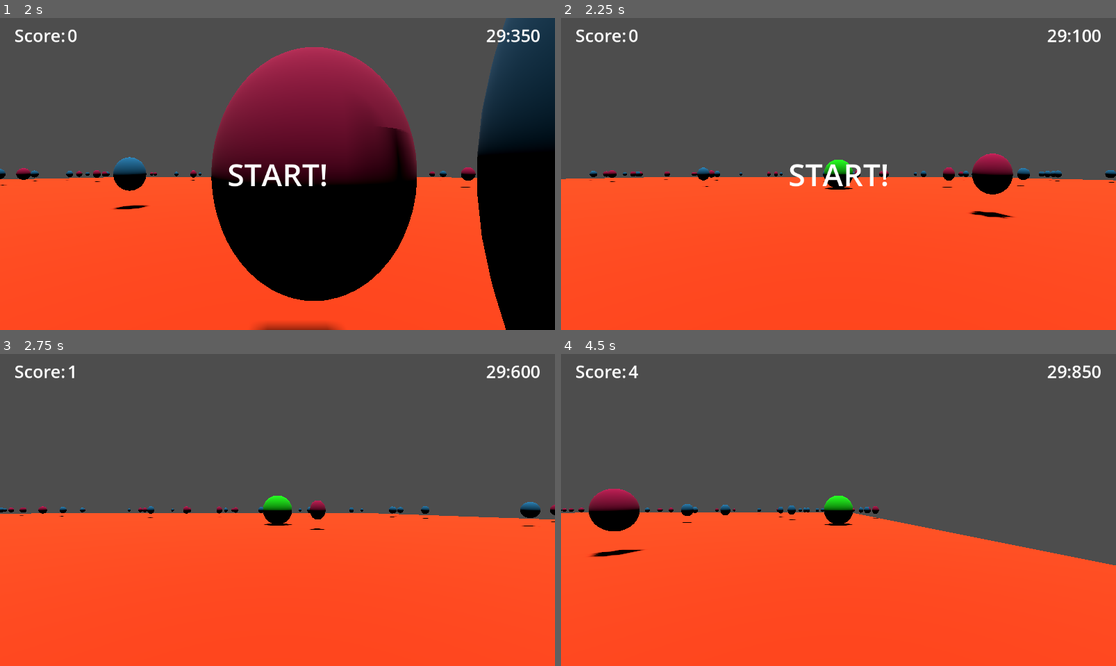
Above: before the commit, frames 1-4 (two rows, left to right).
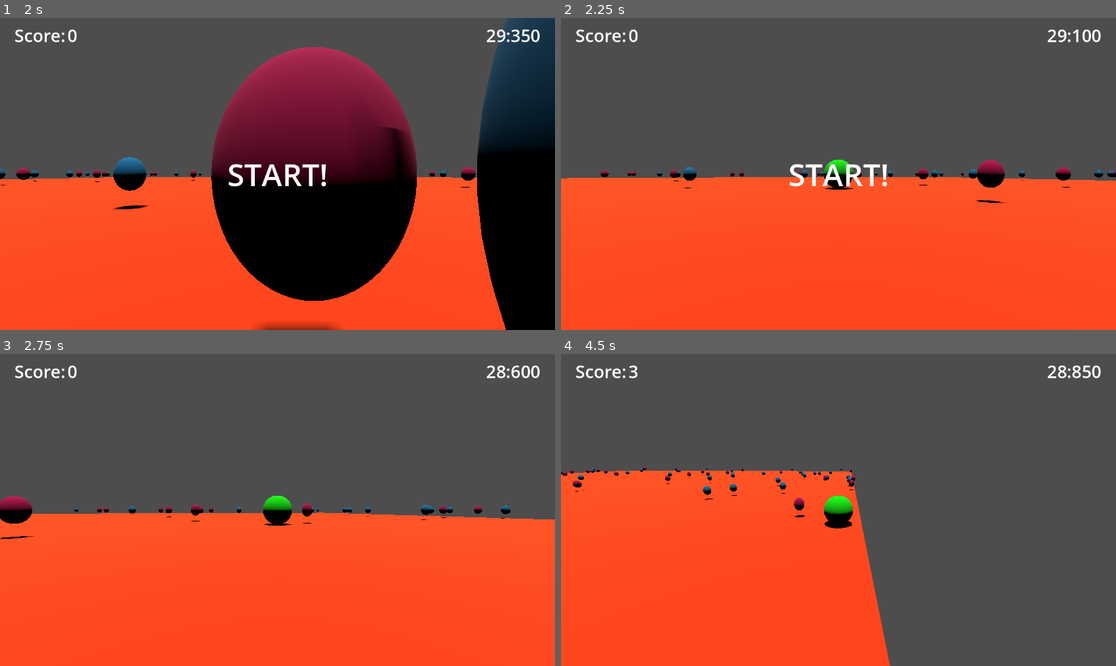
Above: after the commit, the same moments.

Repository: tfcb93/pick-up-the-things
Game: Godot game, scene res://Scenes/Start_screen.tscn
The game is run twice, just before and just after one commit, with the same random seed, the same clock (stepped at 60 frames per second) and the same inputs.
Inputs (mouse positions are in pixels of both pictures, inside the frame that each line leads up to):
- Up to frame 1 (2 s): click "Settings" at 0.5 s; click "Start" at 1.25 s
- Up to frame 2 (2.25 s): move the mouse to (960, 158) at 2.02 s; hold Right (move_right) from 2.03 s (still down); click (960, 158) at 2.17 s
- Up to frame 3 (2.75 s): keep holding Right (move_right)
- Up to frame 4 (4.5 s): move the mouse to (727, 525) at 2.77 s; release Right (move_right) at 2.78 s; hold Down (move_back) 2.78-3.53 s; click (727, 525) at 2.92 s; move the mouse to (894, 441) at 3.52 s; hold Right (move_right) 3.53-4.28 s; click (894, 441) at 3.67 s; move the mouse to (810, 572) at 4.27 s; hold Up (move_forward) from 4.28 s (still down); click (810, 572) at 4.42 s

Frame 1 is identical in both runs. In frame 2, 1.6% of the frame differs, in the area x 0-100%, y 43-65%; in frame 3, 1.6%; in frame 4, 25%, in the area x 0-100%, y 3-100%.

Commit message:
Changes how pause works a bit; changes the controllers to allow playing with both keyboard and mouse at the same time

Diff:
--- a/Scenes/Player.tscn
+++ b/Scenes/Player.tscn
@@ -29,7 +29,6 @@
 spring_length = 7.0
 margin = 0.2
 script = ExtResource("2_tx15u")
-use_mouse_camera = false
 wheel_sensibility = 4
 
 [node name="Camera3D" type="Camera3D" parent="CameraPivot"]
--- /dev/null
+++ b/Scenes/Settings.tscn
@@ -0,0 +1,25 @@
+[gd_scene load_steps=2 format=3 uid="uid://dbqm7ejgnkqrc"]
+
+[ext_resource type="Script" path="res://Scripts/Settings.gd" id="1_sdtmj"]
+
+[node name="Settings" type="CanvasLayer"]
+script = ExtResource("1_sdtmj")
+
+[node name="VBoxContainer" type="VBoxContainer" parent="."]
+offset_right = 272.0
+offset_bottom = 61.0
+
+[node name="CheckButton" type="CheckButton" parent="VBoxContainer"]
+layout_mode = 2
+text = "Full screen"
+
+[node name="HBoxContainer" type="HBoxContainer" parent="VBoxContainer"]
+layout_mode = 2
+
+[node name="Label" type="Label" parent="VBoxContainer/HBoxContainer"]
+layout_mode = 2
+text = "Volume"
+
+[node name="HSlider" type="HSlider" parent="VBoxContainer/HBoxContainer"]
+custom_minimum_size = Vector2(100, 0)
+layout_mode = 2
--- a/Scripts/CameraPivot.gd
+++ b/Scripts/CameraPivot.gd
@@ -5,14 +5,11 @@
 ## Mouse variables
 @export var mouse_sensibility := 0.05;
 @export var invert_wheel_movement := false;
-@export var use_mouse_camera := true;
 @export_range(1,10,1) var wheel_sensibility := 1;
 
 func _ready():
 	# this is necessary, otherwise the camera will move
 	set_as_top_level(true);
-	if use_mouse_camera:
-		Input.mouse_mode = 2;
 
 func _process(delta):
 	if not WorldGlobals.timeIsOut:
@@ -21,24 +18,23 @@
 		game_stop_camera();
 
 func _unhandled_input(event: InputEvent) -> void:
-	if use_mouse_camera:
-		if event is InputEventMouseMotion:
-			rotation_degrees.y -= event.relative.x * mouse_sensibility;
-			rotation_degrees.y = wrapf(rotation_degrees.y, 0.0, 360.0);
+	if event is InputEventMouseMotion:
+		rotation_degrees.y -= event.relative.x * mouse_sensibility;
+		rotation_degrees.y = wrapf(rotation_degrees.y, 0.0, 360.0);
 
-			rotation_degrees.x -= event.relative.y * mouse_sensibility;
-			rotation_degrees.x = clamp(rotation_degrees.x, -45.0, 0.0);
-		if event is InputEventMouseButton:
-			if event.button_index == MOUSE_BUTTON_WHEEL_UP:
-				if invert_wheel_movement and spring_length > 2:
-					spring_length -= 0.1 * wheel_sensibility;
-				elif spring_length < 10:
-					spring_length += 0.1 * wheel_sensibility;
-			if event.button_index == MOUSE_BUTTON_WHEEL_DOWN:
-				if invert_wheel_movement and spring_length < 10:
-					spring_length += 0.1 * wheel_sensibility;
-				elif  spring_length > 2:
-					spring_length -= 0.1 * wheel_sensibility;
+		rotation_degrees.x -= event.relative.y * mouse_sensibility;
+		rotation_degrees.x = clamp(rotation_degrees.x, -45.0, 0.0);
+	if event is InputEventMouseButton:
+		if event.button_index == MOUSE_BUTTON_WHEEL_UP:
+			if invert_wheel_movement and spring_length > 2:
+				spring_length -= 0.1 * wheel_sensibility;
+			elif spring_length < 10:
+				spring_length += 0.1 * wheel_sensibility;
+		if event.button_index == MOUSE_BUTTON_WHEEL_DOWN:
+			if invert_wheel_movement and spring_length < 10:
+				spring_length += 0.1 * wheel_sensibility;
+			elif  spring_length > 2:
+				spring_length -= 0.1 * wheel_sensibility;
 
 func _camera_movement() -> void:
 	if Input.is_action_pressed("camera_backward") and spring_length < 10:
--- a/Scripts/Game.gd
+++ b/Scripts/Game.gd
@@ -7,11 +7,14 @@
 func _ready() -> void:
 	Events._is_unpaused.connect(_on_unpause);
 	pause_screen.visible = false;
+	Input.mouse_mode = 2;
 
 func _process(delta: float) -> void:
 	# Detect if it's in game and open the menu screen
-	if Input.is_action_just_pressed("Pause"):
+	if Input.is_action_just_pressed("pause"):
+		print("pause button pressed");
 		isPaused = not isPaused;
+		print(isPaused);
 		if isPaused == true:
 			_on_pause();
 			pause_screen.visible = true;
@@ -23,9 +26,10 @@
 func _on_pause() -> void:
 	Events.emit_signal("_is_paused");
 	get_tree().paused = true;
+	Input.mouse_mode = 0;
 
 func _on_unpause() -> void:
-#	Events.emit_signal("_is_paused");
 	get_tree().paused = false;
-	isPaused = not isPaused;
+	isPaused = false;
+	Input.mouse_mode = 2;
 	pause_screen.visible = false;
--- /dev/null
+++ b/Scripts/Settings.gd
@@ -0,0 +1,11 @@
+extends CanvasLayer
+
+
+# Called when the node enters the scene tree for the first time.
+func _ready():
+	pass # Replace with function body.
+
+
+# Called every frame. 'delta' is the elapsed time since the previous frame.
+func _process(delta):
+	pass
--- a/project.godot
+++ b/project.godot
@@ -10,9 +10,9 @@
 
 [application]
 
-config/name="Playing with 3d"
+config/name="Pick up the things"
 run/main_scene="res://Scenes/Start_screen.tscn"
-config/features=PackedStringArray("4.1", "Forward Plus")
+config/features=PackedStringArray("4.3", "Forward Plus")
 config/icon="res://icon.svg"
 
 [autoload]
@@ -25,53 +25,53 @@
 
 ui_accept={
 "deadzone": 0.5,
-"events": [Object(InputEventKey,"resource_local_to_scene":fa …(174 unchanged characters)… l_keycode":0,"key_label":0,"unicode":0,"echo":false,"script":null)
-, Object(InputEventKey,"resource_local_to_scene":false,"reso …(165 unchanged characters)… l_keycode":0,"key_label":0,"unicode":0,"echo":false,"script":null)
-, Object(InputEventKey,"resource_local_to_scene":false,"resource_name":"","device":0,"window_id":0,"alt_pressed":false,"shift_pressed":false,"ctrl_pressed":false,"meta_pressed":false,"pressed":false,"keycode":32,"physical_keycode":0,"key_label":0,"unicode":32,"echo":false,"script":null)
+"events": [Object(InputEventKey,"resource_local_to_scene":fa …(174 unchanged characters)… l_keycode":0,"key_label":0,"unicode":0,"location":0,"echo":false,"script":null)
+, Object(InputEventKey,"resource_local_to_scene":false,"reso …(165 unchanged characters)… l_keycode":0,"key_label":0,"unicode":0,"location":0,"echo":false,"script":null)
+, Object(InputEventKey,"resource_local_to_scene":false,"resource_name":"","device":0,"window_id":0,"alt_pressed":false,"shift_pressed":false,"ctrl_pressed":false,"meta_pressed":false,"pressed":false,"keycode":32,"physical_keycode":0,"key_label":0,"unicode":32,"location":0,"echo":false,"script":null)
 , Object(InputEventJoypadButton,"resource_local_to_scene":false,"resource_name":"","device":-1,"button_index":0,"pressure":0.0,"pressed":true,"script":null)
 ]
 }
 ui_select={
 "deadzone": 0.5,
-"events": [Object(InputEventKey,"resource_local_to_scene":fa …(170 unchanged characters)… _keycode":0,"key_label":0,"unicode":32,"echo":false,"script":null)
+"events": [Object(InputEventKey,"resource_local_to_scene":fa …(170 unchanged characters)… _keycode":0,"key_label":0,"unicode":32,"location":0,"echo":false,"script":null)
 , Object(InputEventJoypadButton,"resource_local_to_scene":false,"resource_name":"","device":-1,"button_index":3,"pressure":0.0,"pressed":true,"script":null)
 ]
 }
 move_left={
 "deadzone": 0.5,
-"events": [Object(InputEventKey,"resource_local_to_scene":fa …(174 unchanged characters)… ode":4194319,"key_label":0,"unicode":0,"echo":false,"script":null)
-, Object(InputEventKey,"resource_local_to_scene":false,"reso …(162 unchanged characters)… keycode":65,"key_label":0,"unicode":97,"echo":false,"script":null)
+"events": [Object(InputEventKey,"resource_local_to_scene":fa …(174 unchanged characters)… ode":4194319,"key_label":0,"unicode":0,"location":0,"echo":false,"script":null)
+, Object(InputEventKey,"resource_local_to_scene":false,"reso …(162 unchanged characters)… keycode":65,"key_label":0,"unicode":97,"location":0,"echo":false,"script":null)
 , Object(InputEventJoypadMotion,"resource_local_to_scene":false,"resource_name":"","device":-1,"axis":0,"axis_value":-1.0,"script":null)
 , Object(InputEventJoypadButton,"resource_local_to_scene":false,"resource_name":"","device":-1,"button_index":13,"pressure":0.0,"pressed":true,"script":null)
 ]
 }
 move_right={
 "deadzone": 0.5,
-"events": [Object(InputEventKey,"resource_local_to_scene":fa …(175 unchanged characters)… ode":4194321,"key_label":0,"unicode":0,"echo":false,"script":null)
-, Object(InputEventKey,"resource_local_to_scene":false,"reso …(163 unchanged characters)… eycode":68,"key_label":0,"unicode":100,"echo":false,"script":null)
+"events": [Object(InputEventKey,"resource_local_to_scene":fa …(175 unchanged characters)… ode":4194321,"key_label":0,"unicode":0,"location":0,"echo":false,"script":null)
+, Object(InputEventKey,"resource_local_to_scene":false,"reso …(163 unchanged characters)… eycode":68,"key_label":0,"unicode":100,"location":0,"echo":false,"script":null)
 , Object(InputEventJoypadMotion,"resource_local_to_scene":false,"resource_name":"","device":-1,"axis":0,"axis_value":1.0,"script":null)
 , Object(InputEventJoypadButton,"resource_local_to_scene":false,"resource_name":"","device":-1,"button_index":14,"pressure":0.0,"pressed":true,"script":null)
 ]
 }
 move_forward={
 "deadzone": 0.5,
-"events": [Object(InputEventKey,"resource_local_to_scene":fa …(175 unchanged characters)… ode":4194320,"key_label":0,"unicode":0,"echo":false,"script":null)
-, Object(InputEventKey,"resource_local_to_scene":false,"reso …(163 unchanged characters)… eycode":87,"key_label":0,"unicode":119,"echo":false,"script":null)
+"events": [Object(InputEventKey,"resource_local_to_scene":fa …(175 unchanged characters)… ode":4194320,"key_label":0,"unicode":0,"location":0,"echo":false,"script":null)
+, Object(InputEventKey,"resource_local_to_scene":false,"reso …(163 unchanged characters)… eycode":87,"key_label":0,"unicode":119,"location":0,"echo":false,"script":null)
 , Object(InputEventJoypadMotion,"resource_local_to_scene":false,"resource_name":"","device":-1,"axis":1,"axis_value":-1.0,"script":null)
 , Object(InputEventJoypadButton,"resource_local_to_scene":false,"resource_name":"","device":-1,"button_index":11,"pressure":0.0,"pressed":true,"script":null)
 ]
 }
 move_back={
 "deadzone": 0.5,
-"events": [Object(InputEventKey,"resource_local_to_scene":fa …(175 unchanged characters)… ode":4194322,"key_label":0,"unicode":0,"echo":false,"script":null)
-, Object(InputEventKey,"resource_local_to_scene":false,"reso …(163 unchanged characters)… eycode":83,"key_label":0,"unicode":115,"echo":false,"script":null)
+"events": [Object(InputEventKey,"resource_local_to_scene":fa …(175 unchanged characters)… ode":4194322,"key_label":0,"unicode":0,"location":0,"echo":false,"script":null)
+, Object(InputEventKey,"resource_local_to_scene":false,"reso …(163 unchanged characters)… eycode":83,"key_label":0,"unicode":115,"location":0,"echo":false,"script":null)
 , Object(InputEventJoypadMotion,"resource_local_to_scene":false,"resource_name":"","device":-1,"axis":1,"axis_value":1.0,"script":null)
 , Object(InputEventJoypadButton,"resource_local_to_scene":false,"resource_name":"","device":-1,"button_index":12,"pressure":0.0,"pressed":true,"script":null)
 ]
 }
 action={
 "deadzone": 0.5,
-"events": [Object(InputEventKey,"resource_local_to_scene":fa …(171 unchanged characters)… keycode":32,"key_label":0,"unicode":32,"echo":false,"script":null)
+"events": [Object(InputEventKey,"resource_local_to_scene":fa …(171 unchanged characters)… keycode":32,"key_label":0,"unicode":32,"location":0,"echo":false,"script":null)
 , Object(InputEventJoypadButton,"resource_local_to_scene":false,"resource_name":"","device":-1,"button_index":0,"pressure":0.0,"pressed":true,"script":null)
 ]
 }
@@ -105,9 +105,10 @@
 "events": [Object(InputEventJoypadMotion,"resource_local_to_scene":false,"resource_name":"","device":-1,"axis":3,"axis_value":1.0,"script":null)
 ]
 }
-Pause={
+pause={
 "deadzone": 0.5,
 "events": [Object(InputEventJoypadButton,"resource_local_to_scene":false,"resource_name":"","device":-1,"button_index":6,"pressure":0.0,"pressed":true,"script":null)
-, Object(InputEventKey,"resource_local_to_scene":false,"reso …(163 unchanged characters)… eycode":80,"key_label":0,"unicode":112,"echo":false,"script":null)
+, Object(InputEventKey,"resource_local_to_scene":false,"reso …(163 unchanged characters)… eycode":80,"key_label":0,"unicode":112,"location":0,"echo":false,"script":null)
+, Object(InputEventKey,"resource_local_to_scene":false,"resource_name":"","device":-1,"window_id":0,"alt_pressed":false,"shift_pressed":false,"ctrl_pressed":false,"meta_pressed":false,"pressed":false,"keycode":0,"physical_keycode":4194305,"key_label":0,"unicode":0,"location":0,"echo":false,"script":null)
 ]
 }
